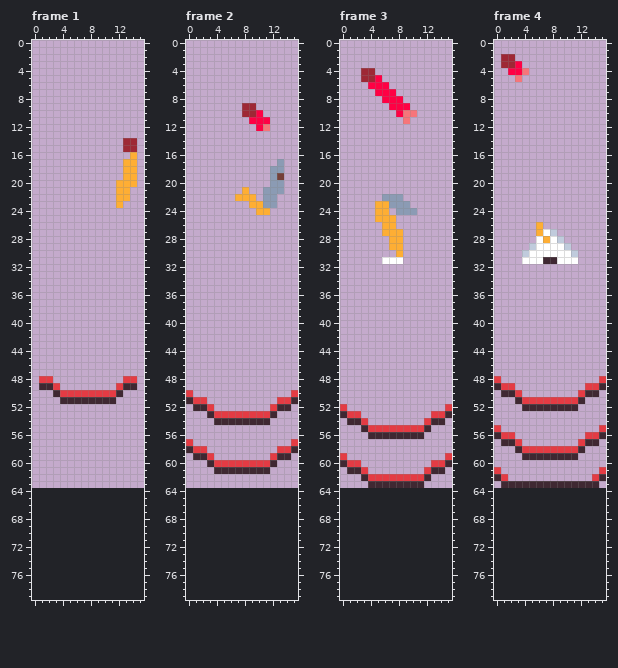
A pixel-art file gets an edit: res/ase/attack-swipe.aseprite. The picture above is the old version.
16x64 pixels, 6 frames. Shown: frame 1, frame 2, frame 3, frame 4. The old version is drawn lined up with the new one, on the new canvas. The commit also changed other frames, which this record leaves out.
The result:
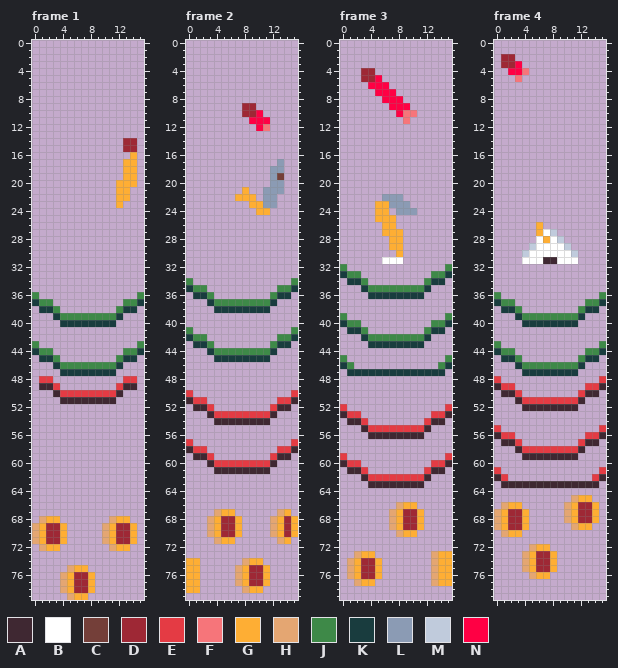
Palette (. is transparent): A #3f2832  B #ffffff  C #743f39  D #9e2835  E #e43b44  F #f6757a  G #feae34  H #e4a672  J #3e8948  K #193c3e  L #8b9bb4  M #c0cbdc  N #ff0044
Author's note on the commit: Added commune animation and fixed a combat bug
The exact change:
canvas 16x64 -> 16x80
--- frame 1
@@ x 0..15 @@
 35 ................
-36 ................
-37 ................
-38 ................
-39 ................
-40 ................
+36 J..............J
+37 KJJ..........JJK
+38 .KKJ........JKK.
+39 ...KJJJJJJJJK...
+40 ....KKKKKKKK....
 41 ................
 42 ................
-43 ................
-44 ................
-45 ................
-46 ................
-47 ................
+43 J..............J
+44 KJJ..........JJK
+45 .KKJ........JKK.
+46 ...KJJJJJJJJK...
+47 ....KKKKKKKK....
 48 .EE..........EE.
@@ x 0..15 @@
 67 ................
-68 ................
-69 ................
-70 ................
-71 ................
-72 ................
+68 .HGG.......HGG..
+69 HGDDG.....HGDDG.
+70 HGDDG.....HGDDG.
+71 HGDDG.....HGDDG.
+72 .HGG.......HGG..
 73 ................
 74 ................
-75 ................
-76 ................
-77 ................
-78 ................
-79 ................
+75 .....HGG........
+76 ....HGDDG.......
+77 ....HGDDG.......
+78 ....HGDDG.......
+79 .....HGG........
--- frame 2
@@ x 0..15 @@
 33 ................
-34 ................
-35 ................
-36 ................
-37 ................
-38 ................
+34 J..............J
+35 KJJ..........JJK
+36 .KKJ........JKK.
+37 ...KJJJJJJJJK...
+38 ....KKKKKKKK....
 39 ................
 40 ................
-41 ................
-42 ................
-43 ................
-44 ................
-45 ................
+41 J..............J
+42 KJJ..........JJK
+43 .KKJ........JKK.
+44 ...KJJJJJJJJK...
+45 ....KKKKKKKK....
 46 ................
@@ x 0..15 @@
 66 ................
-67 ................
-68 ................
-69 ................
-70 ................
-71 ................
+67 ....HGG......HG.
+68 ...HGDDG....HGDG
+69 ...HGDDG....HGDG
+70 ...HGDDG....HGDG
+71 ....HGG......HG.
 72 ................
 73 ................
-74 ................
-75 ................
-76 ................
-77 ................
-78 ................
+74 GG......HGG.....
+75 GG.....HGDDG....
+76 GG.....HGDDG....
+77 GG.....HGDDG....
+78 GG......HGG.....
 79 ................
--- frame 3
@@ x 0..15 @@
 31 ......BBB.......
-32 ................
-33 ................
-34 ................
-35 ................
-36 ................
+32 J..............J
+33 KJJ..........JJK
+34 .KKJ........JKK.
+35 ...KJJJJJJJJK...
+36 ....KKKKKKKK....
 37 ................
 38 ................
-39 ................
-40 ................
-41 ................
-42 ................
-43 ................
+39 J..............J
+40 KJJ..........JJK
+41 .KKJ........JKK.
+42 ...KJJJJJJJJK...
+43 ....KKKKKKKK....
 44 ................
-45 ................
-46 ................
-47 ................
+45 J..............J
+46 KJ............JK
+47 .KKKKKKKKKKKKKK.
 48 ................
@@ x 0..15 @@
 65 ................
-66 ................
-67 ................
-68 ................
-69 ................
-70 ................
+66 ........HGG.....
+67 .......HGDDG....
+68 .......HGDDG....
+69 .......HGDDG....
+70 ........HGG.....
 71 ................
 72 ................
-73 ................
-74 ................
-75 ................
-76 ................
-77 ................
+73 ..HGG........HGG
+74 .HGDDG.......HGG
+75 .HGDDG.......HGG
+76 .HGDDG.......HGG
+77 ..HGG........HGG
 78 ................
--- frame 4
@@ x 0..15 @@
 35 ................
-36 ................
-37 ................
-38 ................
-39 ................
-40 ................
+36 J..............J
+37 KJJ..........JJK
+38 .KKJ........JKK.
+39 ...KJJJJJJJJK...
+40 ....KKKKKKKK....
 41 ................
 42 ................
-43 ................
-44 ................
-45 ................
-46 ................
-47 ................
+43 J..............J
+44 KJJ..........JJK
+45 .KKJ........JKK.
+46 ...KJJJJJJJJK...
+47 ....KKKKKKKK....
 48 E..............E
@@ x 0..15 @@
 64 ................
-65 ................
-66 ................
-67 ................
-68 ................
-69 ................
-70 ................
+65 ...........HGG..
+66 .HGG......HGDDG.
+67 HGDDG.....HGDDG.
+68 HGDDG.....HGDDG.
+69 HGDDG......HGG..
+70 .HGG............
 71 ................
-72 ................
-73 ................
-74 ................
-75 ................
-76 ................
+72 .....HGG........
+73 ....HGDDG.......
+74 ....HGDDG.......
+75 ....HGDDG.......
+76 .....HGG........
 77 ................
Where, in picture pixels (left, top, right, bottom), the same in both pictures:
added: (32, 292, 144, 376)
added: (32, 516, 137, 600)
added: (186, 278, 298, 362)
added: (186, 509, 298, 593)
added: (340, 264, 452, 376)
added: (347, 502, 452, 586)
added: (494, 292, 606, 376)
added: (494, 495, 599, 579)
